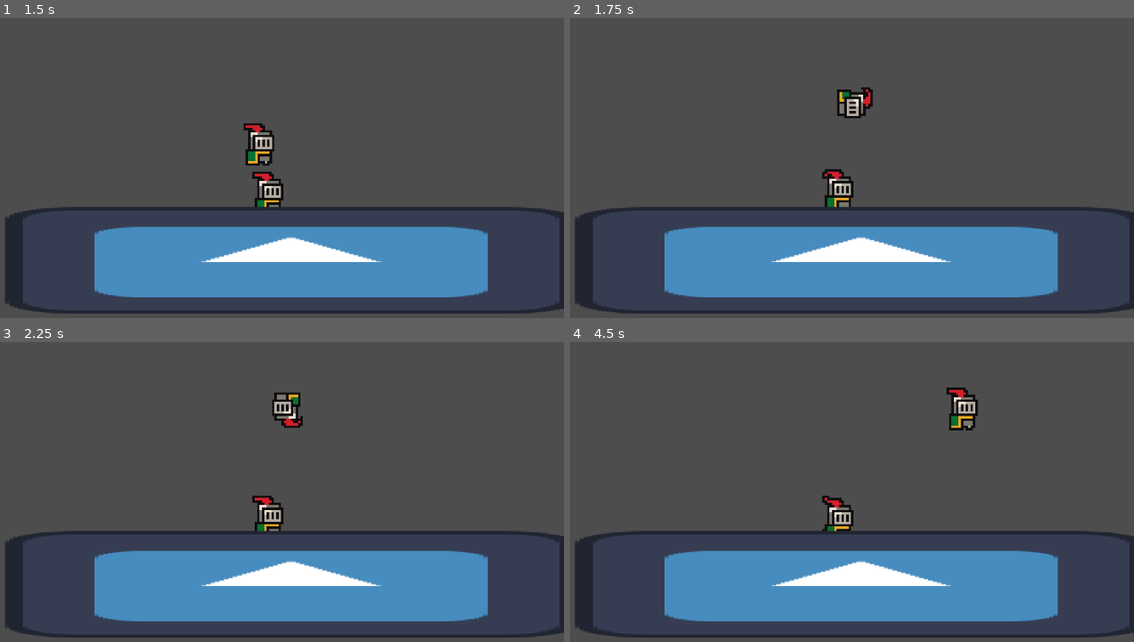
Above: before the commit, frames 1-4 (two rows, left to right).
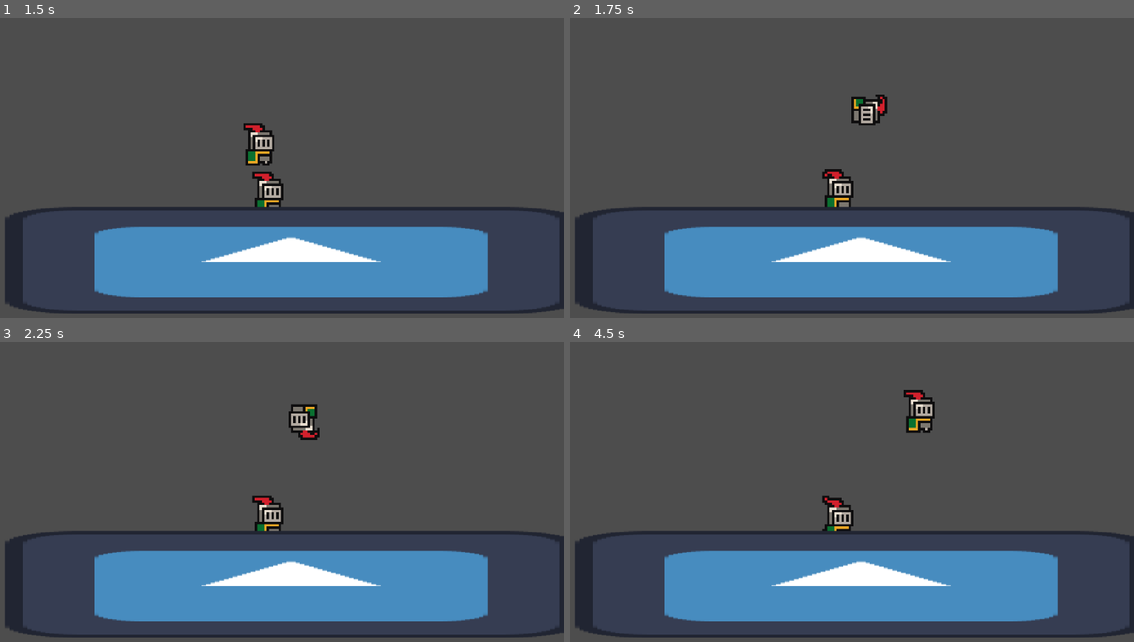
Above: after the commit, the same moments.

Repository: jible/Platform-fighter
Game: Godot game, scene res://scenes/test_scene.tscn
Same seed, same stepped clock (60 frames per second), same inputs: the game is played once before the commit and once after it. The engine's default icon, where the game draws it, is replaced by a stand-in: a white triangle on a blue panel in a dark square.
Inputs:
- Up to frame 1 (1.5 s): tap Enter at 0.5 s; hold D (move_right) from 0.53 s (still down); tap Shift at 0.6 s; tap Space at 0.77 s; tap E at 1.35 s
- Up to frame 2 (1.75 s): keep holding D (move_right); tap Space at 1.52 s
- Up to frame 3 (2.25 s): release D (move_right) at 2.03 s; hold A (move_left) from 2.03 s (still down); tap Shift at 2.1 s
- Up to frame 4 (4.5 s): release A (move_left) at 2.78 s; hold D (move_right) 2.78-4.28 s; tap E at 2.85, 4.35 s; tap Space at 3.02, 3.77 s; tap Shift at 3.6 s; hold A (move_left) from 4.28 s (still down)

Frame 1 is identical in both runs. In frame 2, 0.8% of the frame differs, in the area x 47-57%, y 23-36%; in frame 3, 0.8%; in frame 4, 1.2%, in the area x 59-73%, y 15-31%.

Commit message:
Players don't collide with each other and knockback matches player direction

Diff:
--- a/platform-fighter/characters/base_character.tscn
+++ b/platform-fighter/characters/base_character.tscn
@@ -14,7 +14,7 @@
 
 [sub_resource type="CircleShape2D" id="CircleShape2D_vnujj"]
 
-[node name="BaseCharacter" type="Node2D" node_paths=PackedStringArray("base_character", "character_body", "state_machine", "behavior_manager", "health", "sprite_manager", "animation_player", "input_handler")]
+[node name="BaseCharacter" type="Node2D" node_paths=PackedStringArray("base_character", "character_body", "state_machine", "behavior_manager", "health", "sprite_manager", "animation_player", "input_handler", "direction_changer")]
 scale = Vector2(15, 15)
 script = ExtResource("1_vnujj")
 base_character = NodePath(".")
@@ -25,6 +25,7 @@
 sprite_manager = NodePath("SpriteManager")
 animation_player = NodePath("AnimationPlayer")
 input_handler = NodePath("InputHandler")
+direction_changer = NodePath("DirectionFlipper")
 
 [node name="CharacterBody" type="CharacterBody2D" parent="." node_paths=PackedStringArray("base_character", "state_machine", "sprite_manager", "input_handler", "health")]
 script = ExtResource("2_a5pmx")
@@ -76,7 +77,7 @@
 sprite_manager = NodePath("../../SpriteManager")
 animation_player = NodePath("../../AnimationPlayer")
 
-[node name="ReferenceServer" type="Node" parent="Tools" node_paths=PackedStringArray("base_character", "character_body", "state_machine", "behavior_manager", "health", "sprite_manager", "animation_player", "input_handler")]
+[node name="ReferenceServer" type="Node" parent="Tools" node_paths=PackedStringArray("base_character", "character_body", "state_machine", "behavior_manager", "health", "sprite_manager", "animation_player", "input_handler", "direction_changer")]
 script = ExtResource("18_hcpvk")
 base_character = NodePath("../..")
 character_body = NodePath("../../CharacterBody")
@@ -86,6 +87,7 @@
 sprite_manager = NodePath("../../SpriteManager")
 animation_player = NodePath("../../AnimationPlayer")
 input_handler = NodePath("../../InputHandler")
+direction_changer = NodePath("../../DirectionFlipper")
 
 [node name="InputHandler" type="Node" parent="." node_paths=PackedStringArray("base_character")]
 script = ExtResource("18_cgfyo")
@@ -98,6 +100,7 @@
 character_body = NodePath("../CharacterBody")
 sprite_manager = NodePath("../SpriteManager")
 
+[connection signal="configured" from="." to="CharacterBody" method="_on_base_character_configured"]
 [connection signal="landed" from="CharacterBody" to="CharacterBody" method="_on_landed"]
 [connection signal="lock_level_changed" from="CharacterBody" to="CharacterBody/BehaviorManager" method="_on_base_player_lock_level_changed"]
 [connection signal="knockback" from="CharacterBody/Health" to="CharacterBody" method="_on_health_knockback"]
--- a/platform-fighter/components/for_characters/base_character.gd
+++ b/platform-fighter/components/for_characters/base_character.gd
@@ -14,6 +14,7 @@
 @export var sprite_manager: SpriteManager
 @export var animation_player: AnimationPlayer
 @export var input_handler: InputHandler
+@export var direction_changer: DirectionChanger
 
 signal configured
 
--- a/platform-fighter/components/for_characters/hitbox_hurtbox/health.gd
+++ b/platform-fighter/components/for_characters/hitbox_hurtbox/health.gd
@@ -25,7 +25,6 @@
 	for child in base.get_children():
 		if child is Hurtbox:
 			child.received_hit.connect(hit_by)
-			print("connecting")
 		connect_hurtboxes(child)
 
 func hit_by(hitbox:Hitbox, _hurtbox):
@@ -43,11 +42,13 @@
 	#Don't do knopckback or stun if no knockback
 	if kb_base_magnitude == 0:return
 
+	var flipped = sign(hitbox.base_character.direction_changer.direction) == -1
+	print(flipped)
+	if flipped: kb_vector.x *= -1
 	var impulse_velocity_vector = kb_vector * kb_base_magnitude  #* 1/(maxf(1.0,health))
 
 	# Originally directly caleld character body, but this is better if you make non player obj/char
 	# that reacts uniquely
-	print(impulse_velocity_vector)
 	knockback.emit(impulse_velocity_vector)
 
 	# Maybe change this to a behavior and add a hurt state
--- a/platform-fighter/components/for_characters/hitbox_hurtbox/hurtbox.gd
+++ b/platform-fighter/components/for_characters/hitbox_hurtbox/hurtbox.gd
@@ -10,13 +10,10 @@
 		return
 	collision_layer = 0
 	collision_layer += 1 << base_character.team_number
-	print(collision_layer)
-
 	health = base_character.health
 
 
 signal received_hit (hitbox, hit_data)
 
 func hit_by(hitbox, hit_data):
-	print("ouch")
-	emit_signal("received_hit", hitbox, hit_data)
+	received_hit.emit(hitbox, hit_data)
--- a/platform-fighter/components/for_characters/physics_related/character_body.gd
+++ b/platform-fighter/components/for_characters/physics_related/character_body.gd
@@ -166,4 +166,7 @@
 
 func _on_health_knockback(kb_vector):
 	set_uncapped_velocity(kb_vector)
-	print("kb")
+
+func _on_base_character_configured():
+	collision_layer = 1 << base_character.player_number + 1
+	collision_mask = 1 << 0
--- a/platform-fighter/components/for_characters/reference_server.gd
+++ b/platform-fighter/components/for_characters/reference_server.gd
@@ -18,6 +18,8 @@
 @export var sprite_manager: SpriteManager
 @export var animation_player: AnimationPlayer
 @export var input_handler: InputHandler
+@export var direction_changer: DirectionChanger
+
 
 var type_to_group = {
 	Hitbox : "Hitbox"
--- a/platform-fighter/components/for_scenes/character_holder.gd
+++ b/platform-fighter/components/for_scenes/character_holder.gd
@@ -9,3 +9,13 @@
 info sent from the character select scene and spawning the correct player
 with the correct team number.
 '''
+
+func _ready():
+	var team_num = 0
+	var player_num = 0
+	var children = get_children()
+	for child in children:
+		if !child is BaseCharacter: continue
+		child.configure(team_num, player_num)
+		team_num += 1
+		player_num += 1
